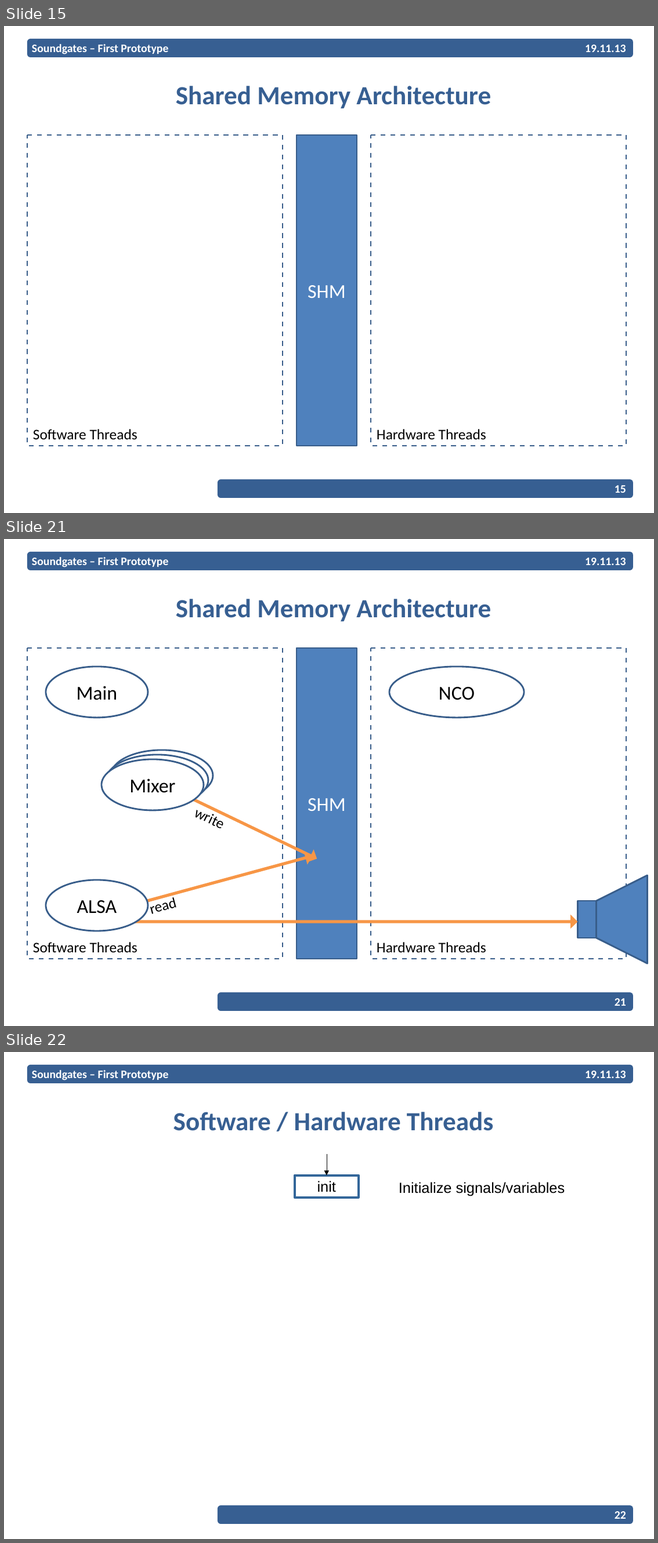
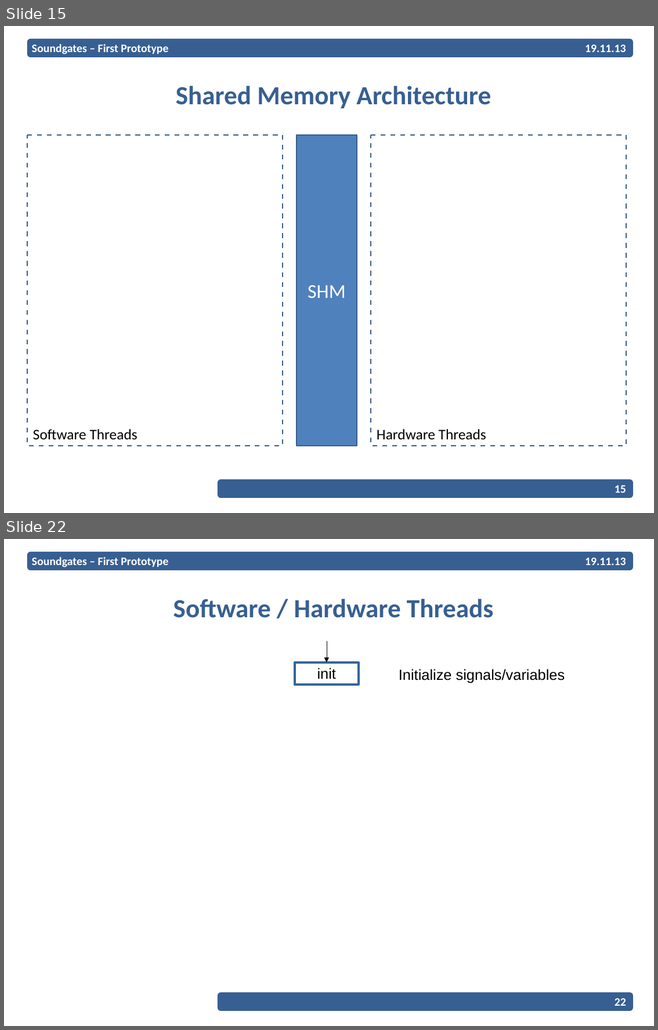
Before and after one commit to EPiCS/soundgates, a slide deck: documents/milestone1-2-presentation/Presentation.odp. Shown one above the other, each under a label of ours: slides 15, 21 and 22 before the commit, slides 15 and 22 after it; the slides between them are not shown. The pictures are 658x1543 and 658x1030 pixels, drawn with LibreOffice and Linux fonts; fonts in the diff are those of the drawing; background and template pictures are left out. Boxes give left, top, right and bottom in pixels: in the first picture for what was removed or moved away, otherwise in the second. Text is boxed around its words. In the diff, an @@ line names an element or a change of style, - is before the commit and + after.

```diff
--- a/documents/milestone1-2-presentation/Presentation.odp
+++ b/documents/milestone1-2-presentation/Presentation.odp
@@ slide 21 removed at [4,539,654,1026], background #FFFFFF; not listed: 2 template elements that a slide beside it also shows @@
@@ text removed at [32,557,168,567] @@
-Soundgates – First Prototype
@@ text removed at [585,558,626,565] @@
-19.11.13
@@ title removed at [176,599,491,621] @@
-Shared Memory Architecture
@@ freeform shape removed at [27,648,282,959] @@
-Software Threads
@@ freeform shape removed at [296,648,357,959] @@
-SHM
@@ freeform shape removed at [371,648,626,959] @@
-Hardware Threads
@@ freeform shape removed at [46,667,148,718] @@
-Main
@@ freeform shape removed at [390,667,524,718] @@
-NCO
@@ freeform shape removed at [101,759,204,811] @@
-Mixer
@@ freeform shape removed at [106,755,208,806] @@
-Mixer
@@ freeform shape removed at [111,750,213,801] @@
-Mixer
@@ freeform shape removed at [184,790,320,866] @@
@@ text removed at [186,798,240,840] @@
-write
@@ freeform shape removed at [139,850,314,910] @@
@@ freeform shape removed at [46,880,148,932] @@
-ALSA
@@ freeform shape removed at [596,875,647,964] @@
@@ text removed at [151,897,177,914] @@
-read
@@ freeform shape removed at [578,901,596,938] @@
@@ freeform shape removed at [124,915,578,929] @@
@@ page number removed at [614,998,626,1006] @@
-21
```
Also in this commit, not shown: 5 slides changed, 1 slide added.
